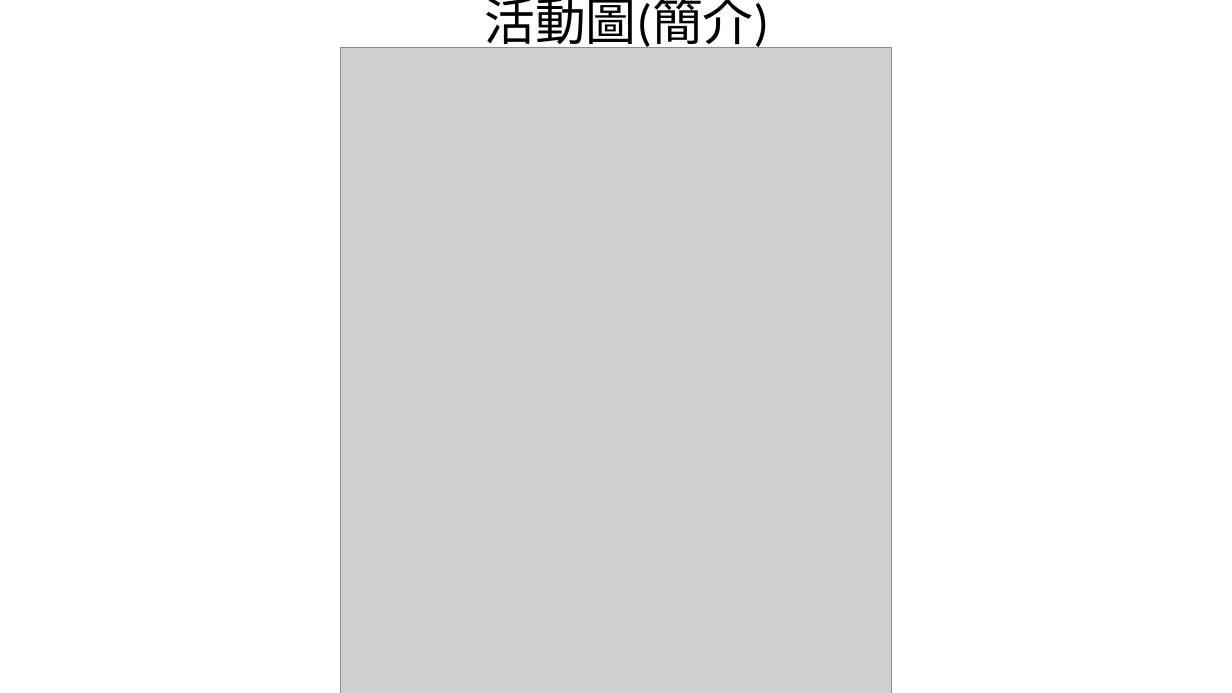
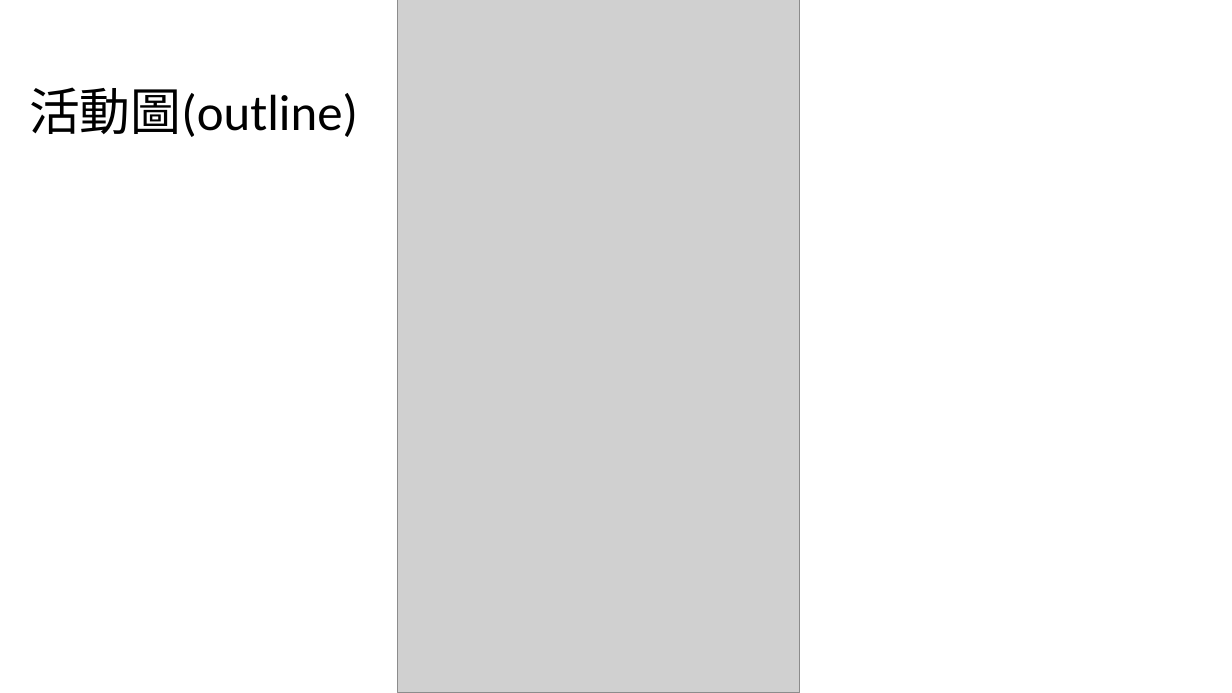
Before and after one commit to kai2june/CatchBoWebsite, a slide deck: slide 8 of CatchBo.pptx (slide 10 before the commit). Drawn at 1232x693 pixels with LibreOffice and Linux fonts; fonts in the diff are those of the drawing; grey boxes stand for pictures. Boxes give left, top, right and bottom in pixels: in the first picture for what was removed or moved away, otherwise in the second. Text is boxed around its words. In the diff, an @@ line names an element or a change of style, - is before the commit and + after.

```diff
--- a/CatchBo.pptx
+++ b/CatchBo.pptx
@@ picture: place and size @@
-picture at box(341, 47, 892, 693)
+picture at box(397, 0, 799, 693)
@@ title at box(29, 87, 358, 137): text changed @@
-活動圖(簡介)
+活動圖(outline)
```
Also in this commit, not shown: 4 slides added, 3 slides removed.
